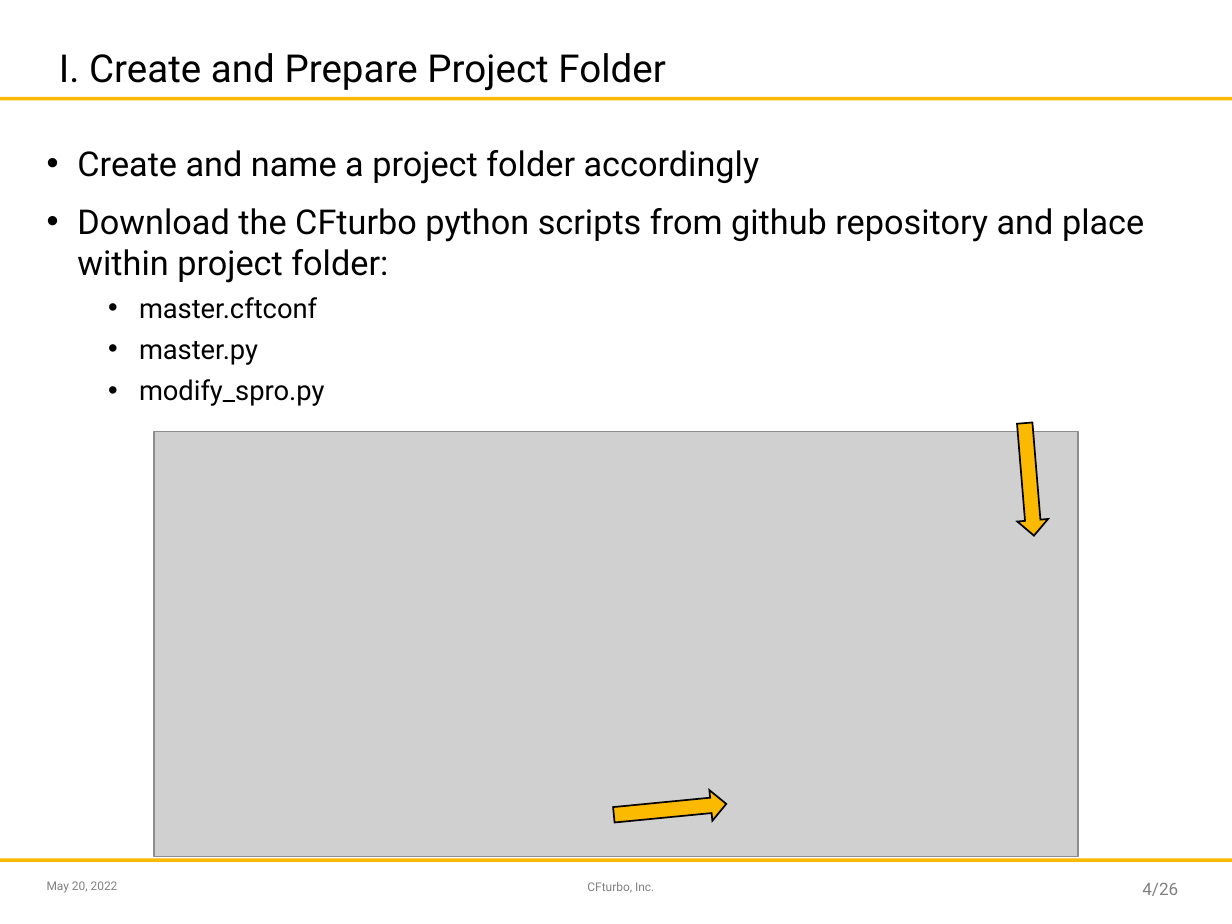
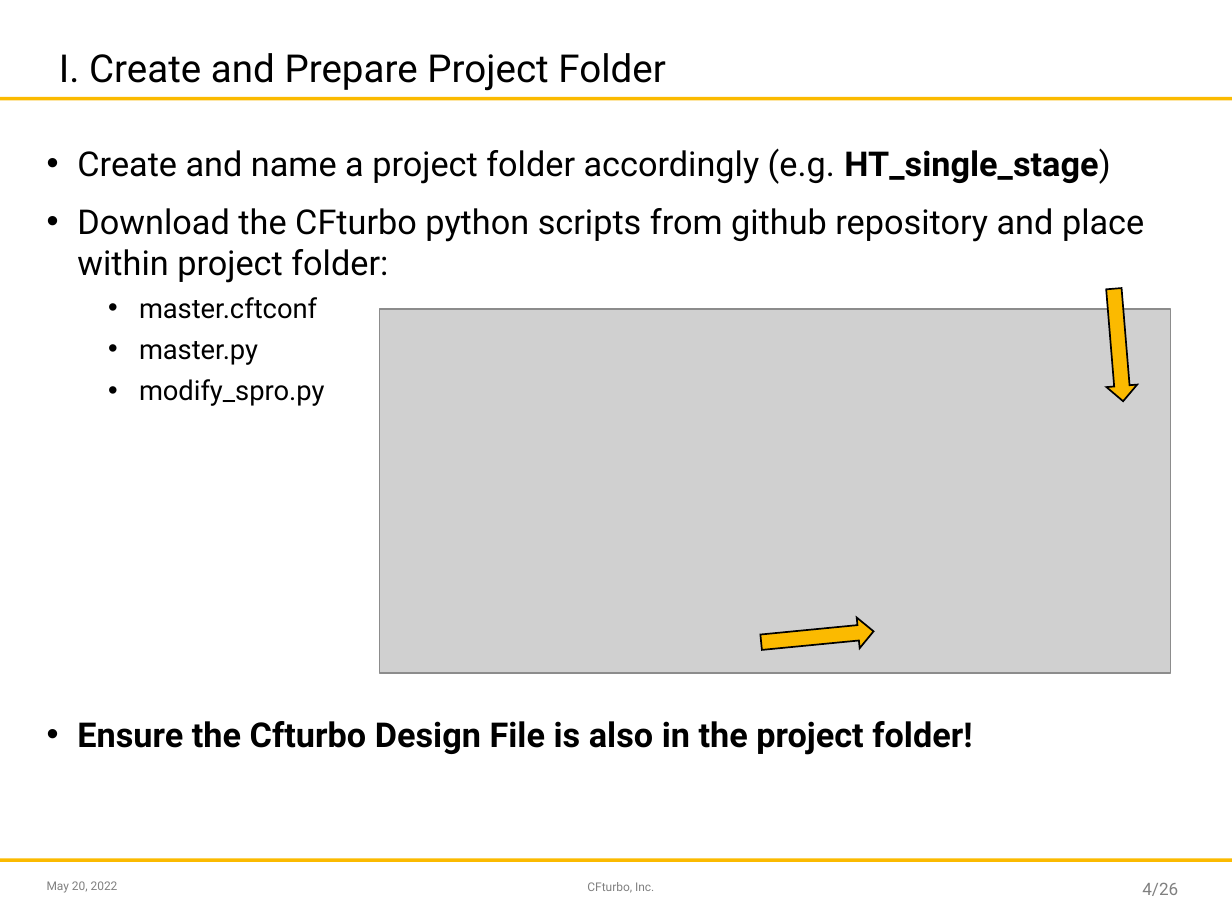
Before and after one commit to sandschristopher/Design-Variation_Performance-Map-Creation, a slide deck: slide 4 of SMP_Master.pptx. Drawn at 1232x924 pixels with LibreOffice and Linux fonts; fonts in the diff are those of the drawing; grey boxes stand for pictures; background and template pictures are left out. Boxes give left, top, right and bottom in pixels: in the first picture for what was removed or moved away, otherwise in the second. Text is boxed around its words. In the diff, an @@ line names an element or a change of style, - is before the commit and + after.

```diff
--- a/SMP_Master.pptx
+++ b/SMP_Master.pptx
@@ text at <box>77,148,1110,184</box>: text changed @@
-• Create and name a project folder accordingly
+• Create and name a project folder accordingly (e.g. HT_single_stage)
@@ right arrow: place and size @@
-right arrow at <box>1010,422,1050,538</box>
+right arrow at <box>1099,288,1139,403</box>
@@ picture: place and size @@
-picture at <box>154,432,1078,857</box>
+picture at <box>379,309,1170,674</box>
@@ right arrow: place and size @@
-right arrow at <box>612,788,728,830</box>
+right arrow at <box>760,616,876,657</box>
@@ text at <box>77,721,972,755</box>: paragraph added @@
+• Ensure the Cfturbo Design File is also in the project folder!
```
Also in this commit, not shown: 7 other slides changed.
